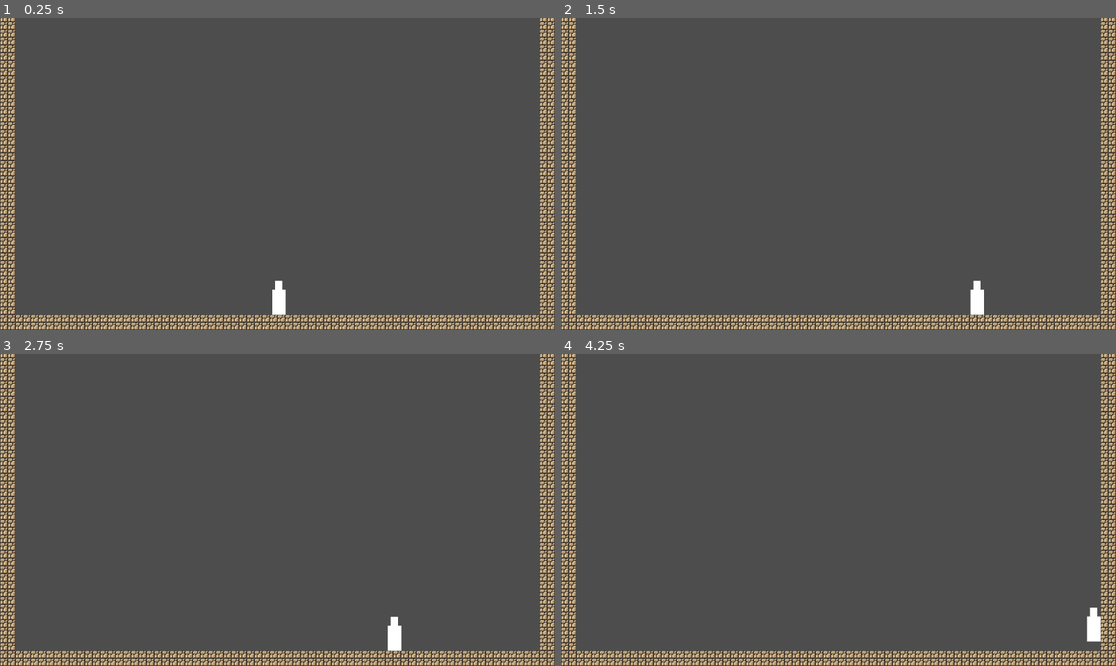
Above: before the commit, frames 1-4 (two rows, left to right).
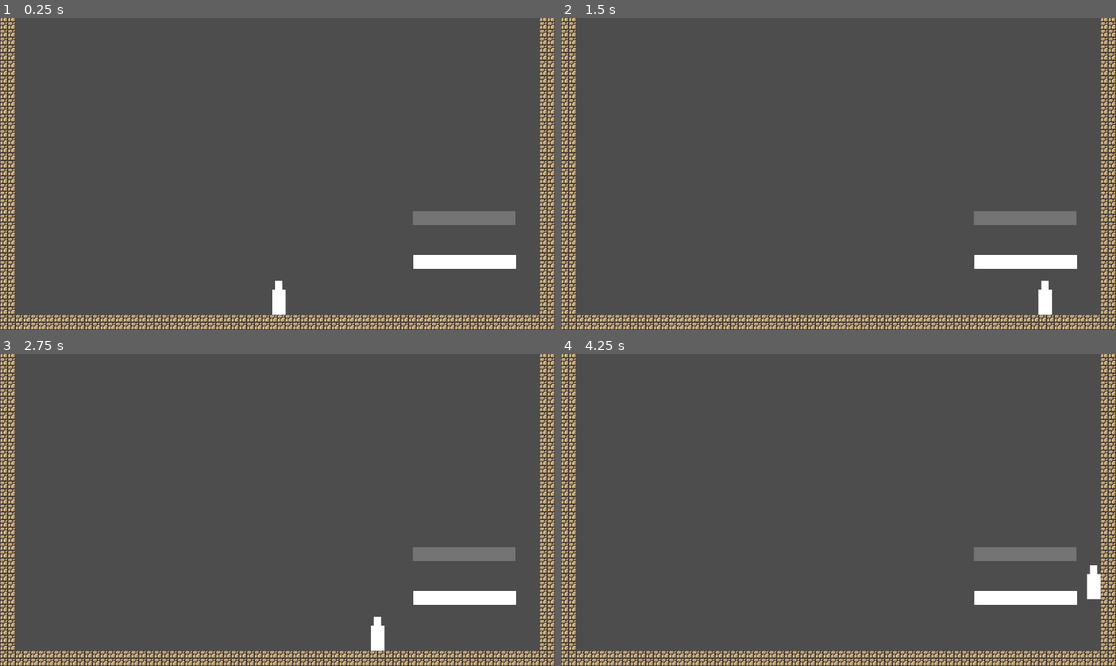
Above: after the commit, the same moments.

Repository: Maurcy/YOG-cursed-ascent
Game: Godot game, scene res://scenes/game.tscn
Same seed, same stepped clock (60 frames per second), same inputs: the game is played once before the commit and once after it.
Inputs:
- Up to frame 1 (0.25 s): no input
- Up to frame 2 (1.5 s): tap Enter (ui_accept) at 0.5, 0.77 s; hold Right (ui_right) from 0.53 s (still down)
- Up to frame 3 (2.75 s): tap Enter (ui_accept) at 1.52 s; release Right (ui_right) at 2.03 s; hold Left (ui_left) from 2.03 s (still down)
- Up to frame 4 (4.25 s): release Left (ui_left) at 2.78 s; hold Right (ui_right) from 2.78 s (still down); tap Enter (ui_accept) at 3.02, 3.77 s

The runs differ from the first frame. In frame 1, 1.7% of the frame differs, in the area x 74-93%, y 61-81%; in frame 2, 2.1%; in frame 3, 2.1%; in frame 4, 2.1%, in the area x 74-98%, y 61-93%.

Commit message:
made some basic platforms, adjusted player movement speed and jump heigh

Diff:
--- a/cursed-ascent/scenes/game.tscn
+++ b/cursed-ascent/scenes/game.tscn
@@ -1,7 +1,9 @@
-[gd_scene load_steps=5 format=3 uid="uid://cbu1i02krro3t"]
+[gd_scene load_steps=7 format=3 uid="uid://cbu1i02krro3t"]
 
 [ext_resource type="PackedScene" uid="uid://dnjfp8rhkq27j" path="res://scenes/player.tscn" id="1_uwrxv"]
 [ext_resource type="Texture2D" uid="uid://be33afmkbqp74" path="res://assets/world_tileset.png" id="1_yqjtg"]
+[ext_resource type="PackedScene" uid="uid://b1x4p1aywc4am" path="res://scenes/platforms/platform_1.tscn" id="3_lnu2h"]
+[ext_resource type="PackedScene" uid="uid://cfeylvundmdwh" path="res://scenes/platforms/platform_2.tscn" id="4_lbhrr"]
 
 [sub_resource type="TileSetAtlasSource" id="TileSetAtlasSource_lnu2h"]
 texture = ExtResource("1_yqjtg")
@@ -187,3 +189,9 @@
 limit_left = 0
 limit_right = 0
 limit_bottom = 0
+
+[node name="Platform1" parent="." instance=ExtResource("3_lnu2h")]
+position = Vector2(282, -156)
+
+[node name="Platform2" parent="." instance=ExtResource("4_lbhrr")]
+position = Vector2(281, -247)
--- /dev/null
+++ b/cursed-ascent/scenes/platforms/platform_1.tscn
@@ -0,0 +1,14 @@
+[gd_scene load_steps=2 format=3 uid="uid://b1x4p1aywc4am"]
+
+[sub_resource type="RectangleShape2D" id="RectangleShape2D_tiwlm"]
+size = Vector2(213, 29)
+
+[node name="Platform1" type="StaticBody2D"]
+
+[node name="ColorRect" type="ColorRect" parent="."]
+offset_right = 213.0
+offset_bottom = 29.0
+
+[node name="CollisionShape2D" type="CollisionShape2D" parent="."]
+position = Vector2(106.5, 14.5)
+shape = SubResource("RectangleShape2D_tiwlm")
--- /dev/null
+++ b/cursed-ascent/scenes/platforms/platform_2.tscn
@@ -0,0 +1,11 @@
+[gd_scene load_steps=2 format=3 uid="uid://cfeylvundmdwh"]
+
+[ext_resource type="PackedScene" uid="uid://b1x4p1aywc4am" path="res://scenes/platforms/platform_1.tscn" id="1_34u1c"]
+
+[node name="Platform1" instance=ExtResource("1_34u1c")]
+
+[node name="ColorRect" parent="." index="0"]
+color = Color(1, 1, 1, 0.22352941)
+
+[node name="CollisionShape2D" parent="." index="1"]
+one_way_collision = true
--- a/cursed-ascent/scripts/player.gd
+++ b/cursed-ascent/scripts/player.gd
@@ -1,8 +1,8 @@
 extends CharacterBody2D
 
 
-const SPEED = 300.0
-const JUMP_VELOCITY = -560.0
+const SPEED = 460.0
+const JUMP_VELOCITY = -750.0
 
 
 func _physics_process(delta: float) -> void:
